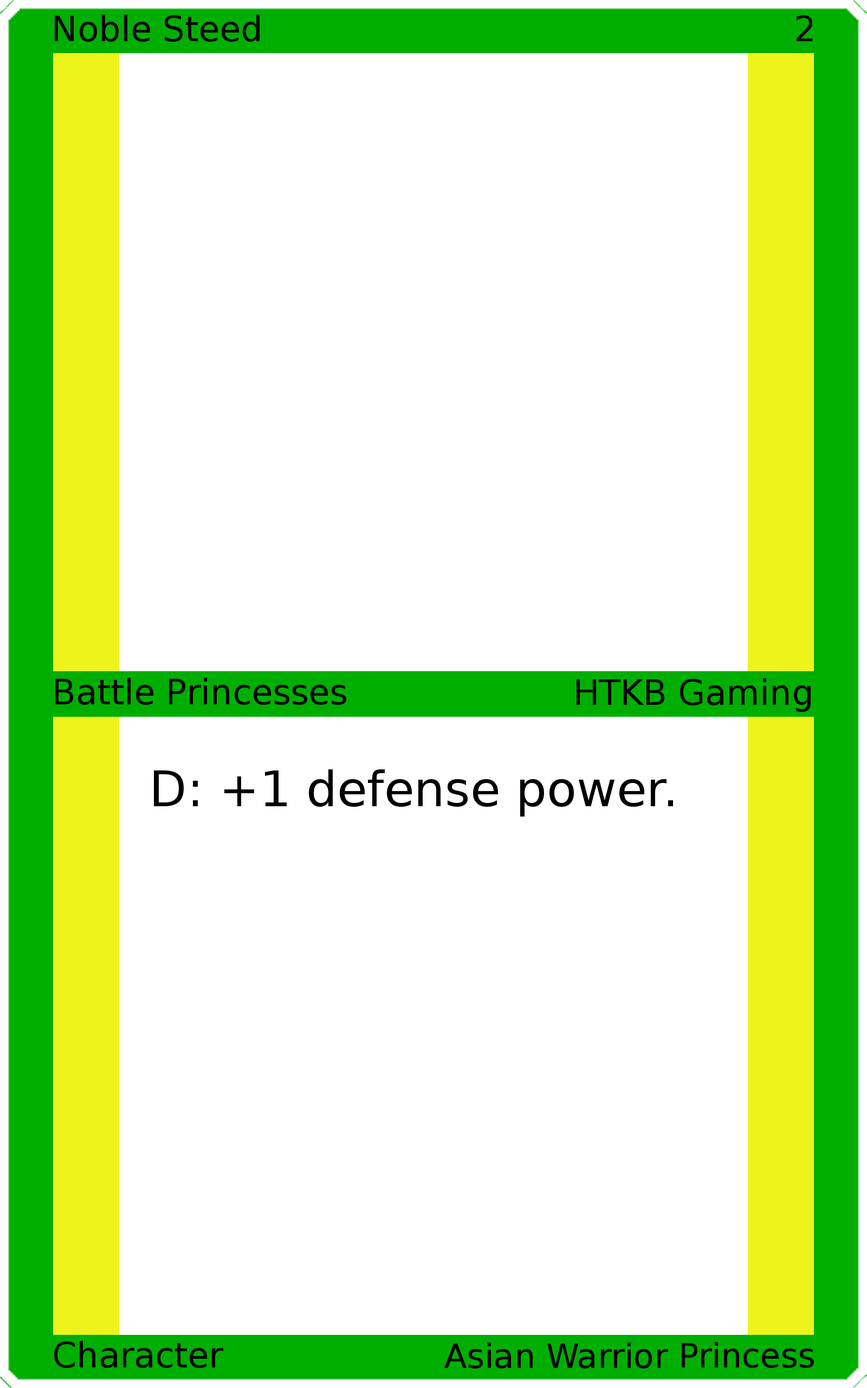
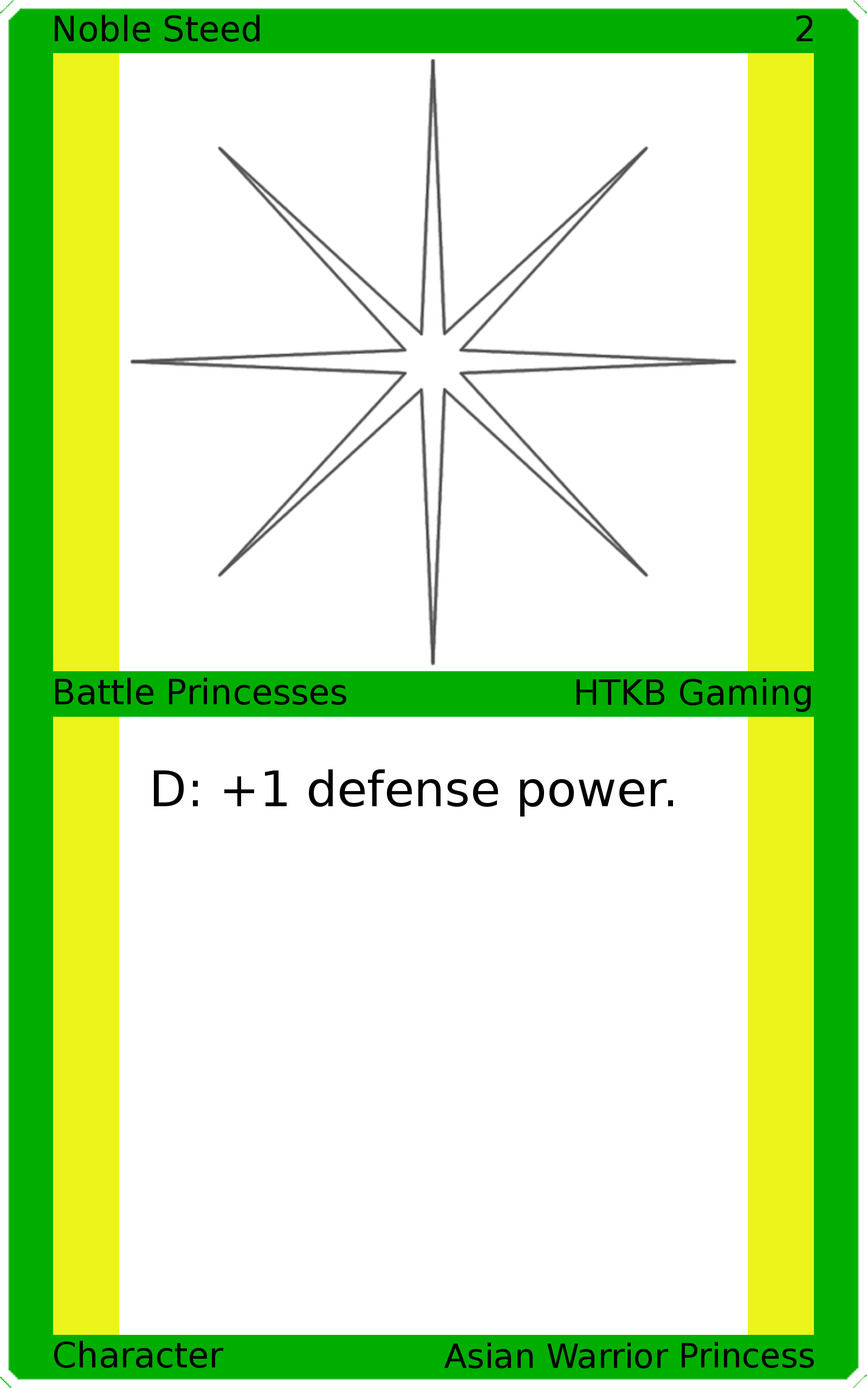
Revision of a layered 867 x 1388 image; what changed, layer by layer:
added layer "Art" above "Top Background" over [129, 57, 738, 666]
